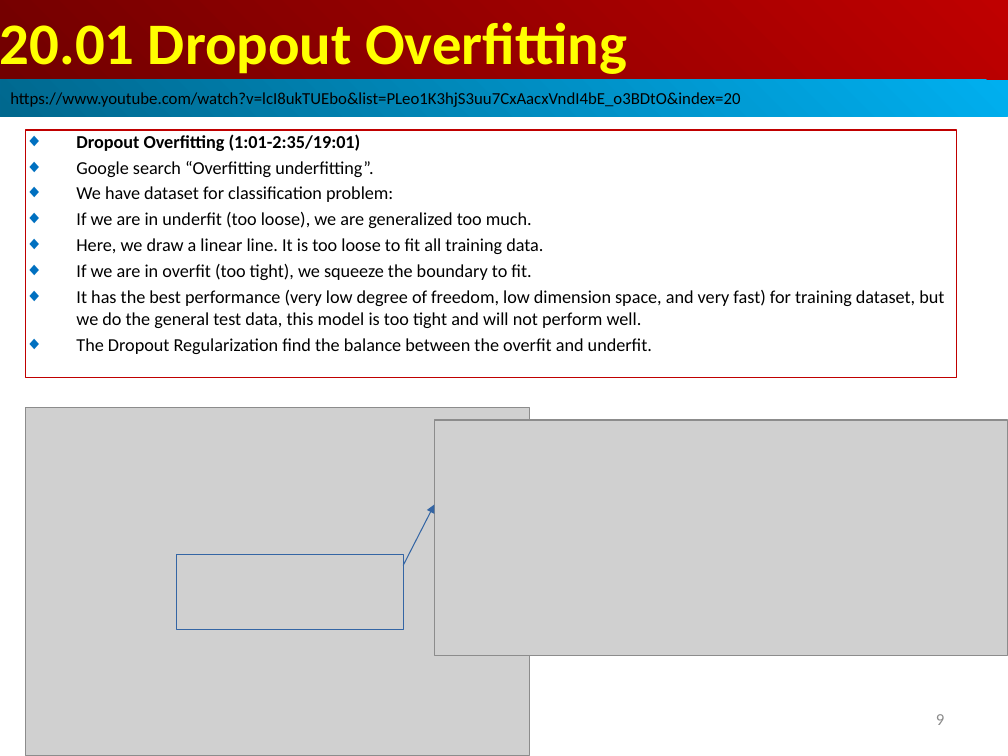
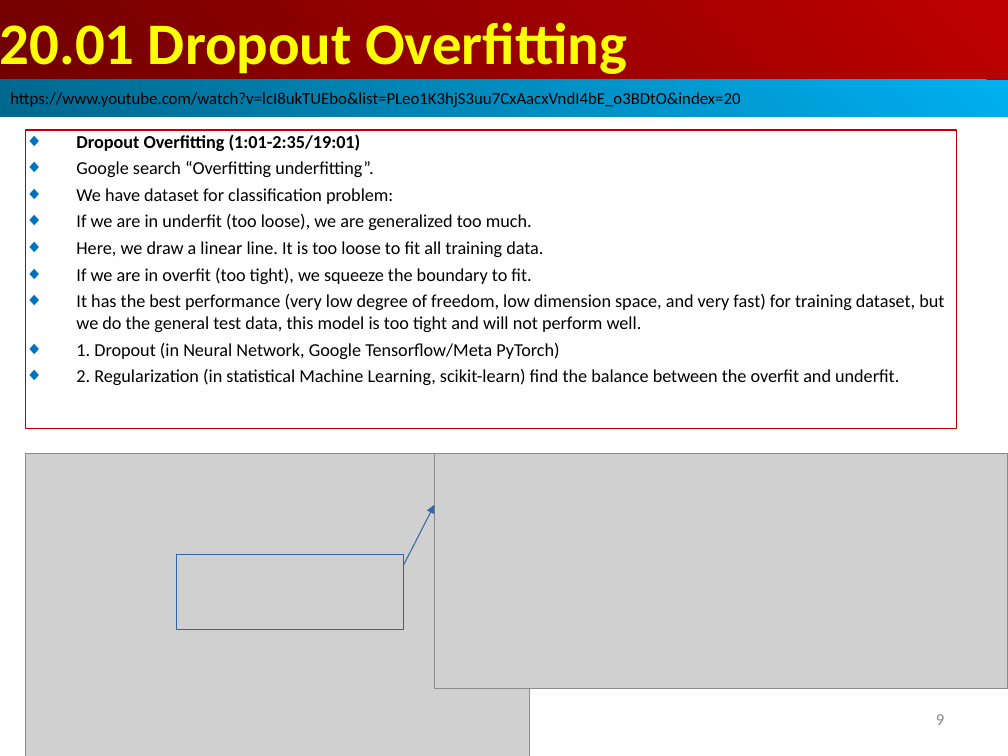
Before and after one commit to peterhchen/AIU_CS512_DL, a slide deck: slide 9 of 000_Lecture_Project/week10/001_Video/20.01_Dropout.ppt. Drawn at 1008x756 pixels with LibreOffice and Linux fonts; fonts in the diff are those of the drawing; grey boxes stand for pictures. Boxes give left, top, right and bottom in pixels: in the first picture for what was removed or moved away, otherwise in the second. Text is boxed around its words. In the diff, an @@ line names an element or a change of style, - is before the commit and + after.

Commit message:
Add files via upload
1. Drop odd number of neurons. we drop one less.
2. Dropout include the input layer.

```diff
--- a/000_Lecture_Project/week10/001_Video/20.01_Dropout.ppt
+++ b/000_Lecture_Project/week10/001_Video/20.01_Dropout.ppt
@@ rectangle "Dropout Overfitting (1:01-2:35/19:01)": place and size @@
-rectangle "Dropout Overfitting (1:01-2:35/19:01)" at [25, 130, 957, 378]
+rectangle "Dropout Overfitting (1:01-2:35/19:01)" at [25, 130, 957, 428]
@@ text in rectangle at [76, 343, 899, 385]: text changed @@
-◆ The Dropout Regularization find the balance between the overfit and underfit.
+◆ 1. Dropout (in Neural Network, Google Tensorflow/Meta PyTorch)
+◆ 2. Regularization (in statistical Machine Learning, scikit-learn) find the balance between the overfit and underfit.
@@ picture: place and size @@
-picture at [25, 407, 529, 756]
+picture at [25, 454, 529, 756]
@@ picture: place and size @@
-picture at [434, 420, 1008, 655]
+picture at [434, 454, 1008, 688]
```
Also in this commit, not shown: 8 other slides changed, 2 other files.
